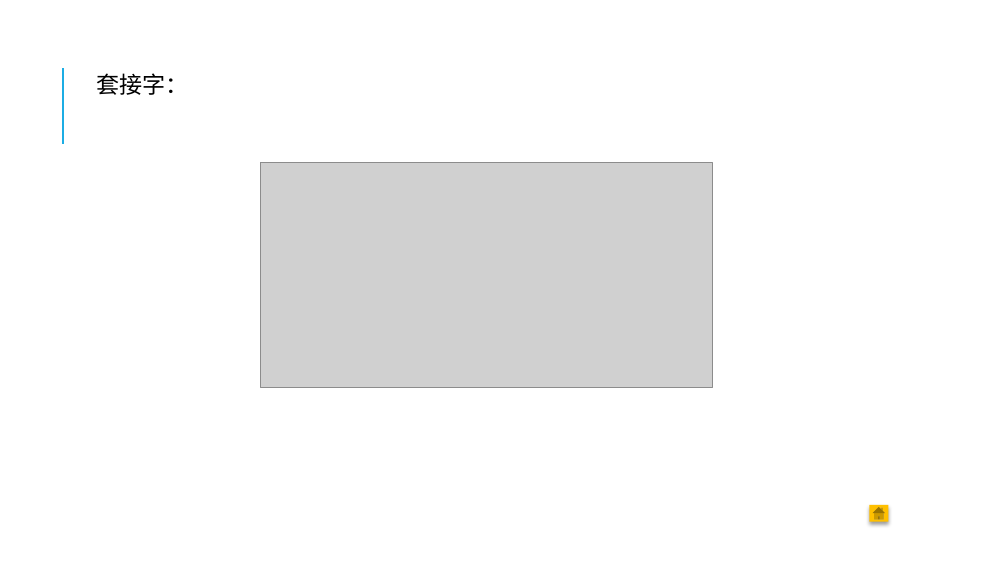
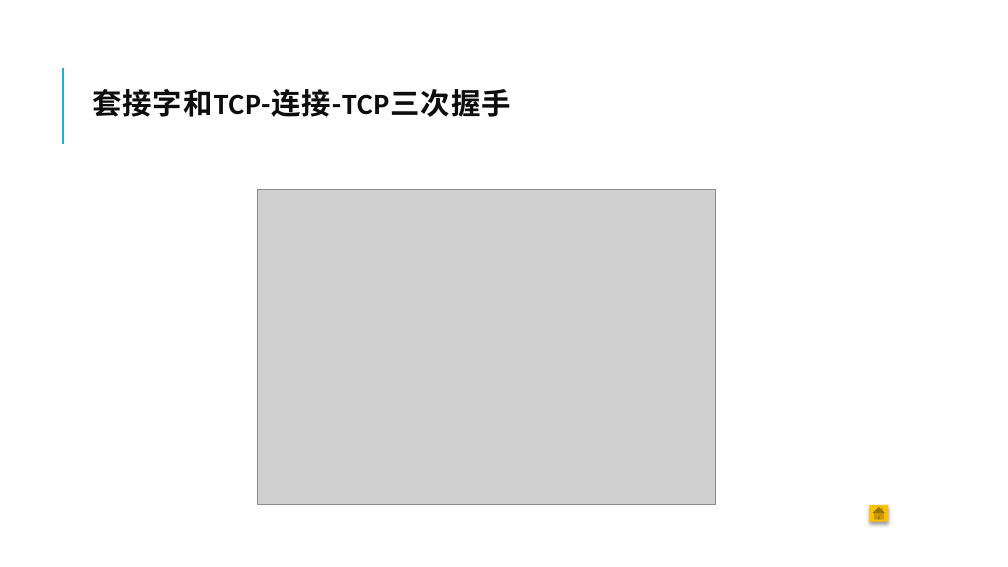
Before and after one commit to sleepingWhiteFish/CAGST, a slide deck: slide 32 of 网络是怎样连接的.pptx (slide 17 before the commit). Drawn at 1008x567 pixels with LibreOffice and Linux fonts; fonts in the diff are those of the drawing; grey boxes stand for pictures. Boxes give left, top, right and bottom in pixels: in the first picture for what was removed or moved away, otherwise in the second. Text is boxed around its words. In the diff, an @@ line names an element or a change of style, - is before the commit and + after.

Commit message:
网络连接更新修改1 2 章节

```diff
--- a/网络是怎样连接的.pptx
+++ b/网络是怎样连接的.pptx
@@ title added at [92,89,511,117], 28 pt, text #0D0D0D, bold @@
+套接字和TCP-连接-TCP三次握手
@@ text removed at [96,73,188,95] @@
-  套接字：
@@ picture: place and size @@
-picture at [260,163,713,387]
+picture at [258,189,715,505]
```
Also in this commit, not shown: 15 other slides changed, 22 slides added, 10 slides removed.
